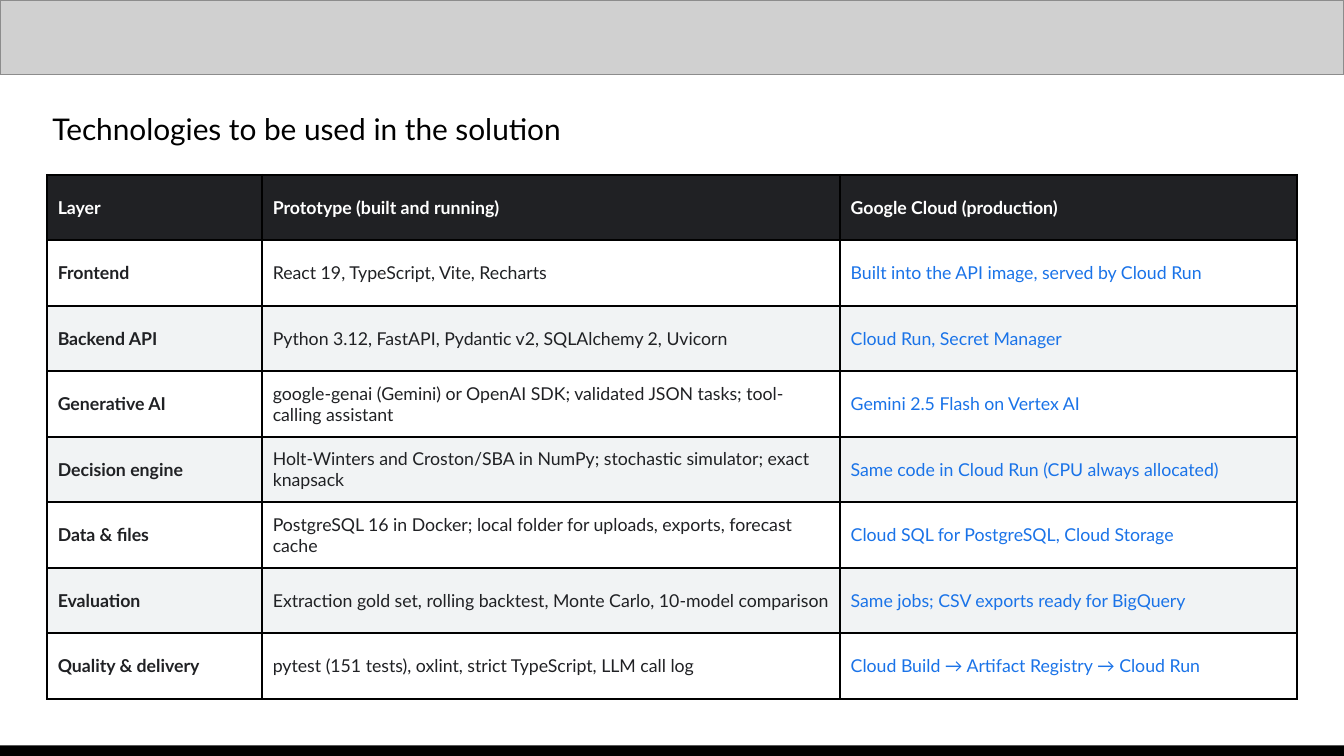
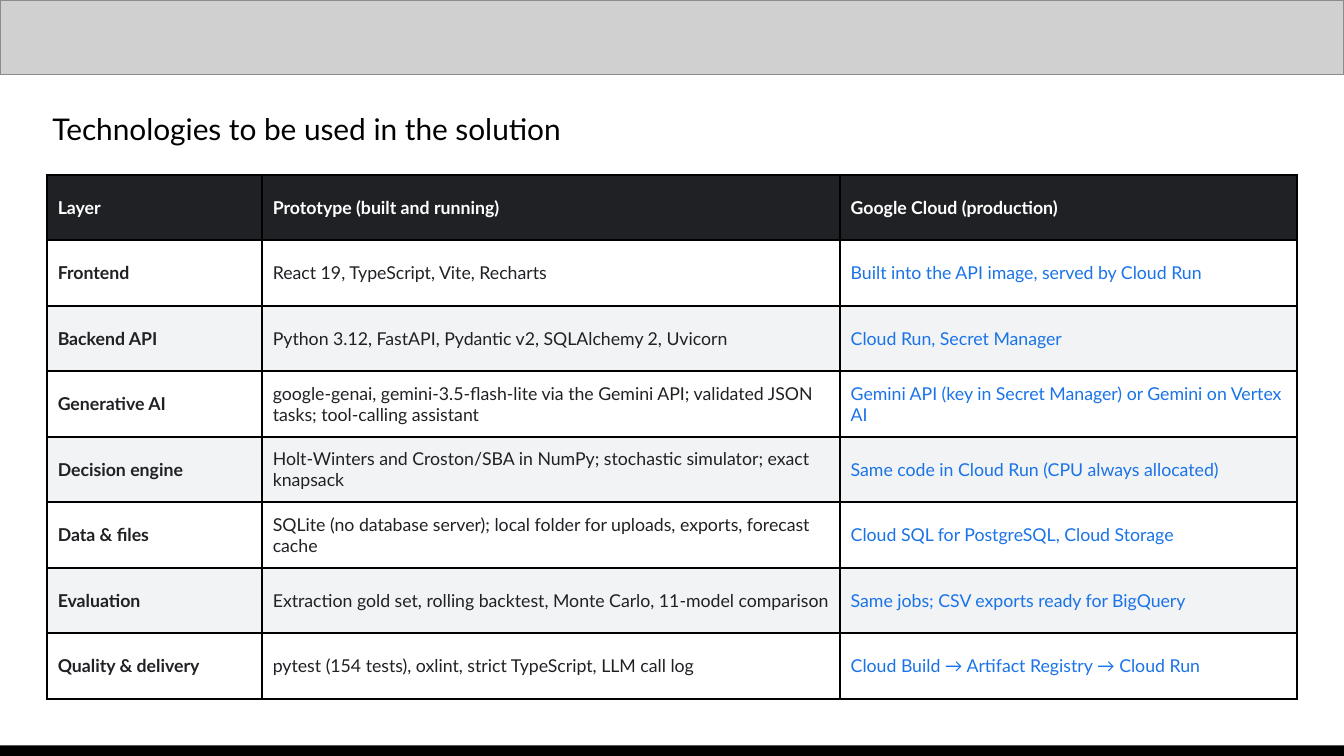
Before and after one commit to Xhahat/inventory-rescue, a slide deck: slide 8 of docs/Inventory_Rescue_AI_Builder_Cup.pptx. Drawn at 1344x756 pixels with LibreOffice and Linux fonts; fonts in the diff are those of the drawing; grey boxes stand for pictures. Boxes give left, top, right and bottom in pixels: in the first picture for what was removed or moved away, otherwise in the second. Text is boxed around its words. In the diff, an @@ line names an element or a change of style, - is before the commit and + after.

Commit message:
Switch LLM to the Gemini API (AI Studio) and local DB to SQLite; drop Docker
- New gemini provider (google-genai with an AI Studio API key), now the default
  when GEMINI_API_KEY is set; default model gemini-3.5-flash-lite.
- Retries with backoff on 408/429/5xx, optional client-side RPM limit
  (GEMINI_RPM) for the free tier, thinking level setting.
- Local database defaults to a SQLite file under var/ (WAL); Cloud SQL stays
  for deployment. Removed docker-compose and initdb.
- deploy.sh can store GEMINI_API_KEY in Secret Manager; otherwise Vertex AI.
- Assistant strips stray control characters from model output.
- README and deck re-measured on Gemini: savings 3.78L / 1.84L vs static /
  tuned rule (120/120 futures), extraction F1 0.966, WAPE 21.5% vs 23.0%,
  assistant 6/6 checked; model comparison now has 11 models.

```diff
--- a/docs/Inventory_Rescue_AI_Builder_Cup.pptx
+++ b/docs/Inventory_Rescue_AI_Builder_Cup.pptx
@@ table at bbox=[47, 175, 1297, 699] @@
-row 4, column 2: google-genai (Gemini) or OpenAI SDK; validated JSON tasks; tool-calling assistant
+row 4, column 2: google-genai, gemini-3.5-flash-lite via the Gemini API; validated JSON tasks; tool-calling assistant
-row 4, column 3: Gemini 2.5 Flash on Vertex AI
+row 4, column 3: Gemini API (key in Secret Manager) or Gemini on Vertex AI
-row 6, column 2: PostgreSQL 16 in Docker; local folder for uploads, exports, forecast cache
+row 6, column 2: SQLite (no database server); local folder for uploads, exports, forecast cache
-row 7, column 2: Extraction gold set, rolling backtest, Monte Carlo, 10-model comparison
+row 7, column 2: Extraction gold set, rolling backtest, Monte Carlo, 11-model comparison
-row 8, column 2: pytest (151 tests), oxlint, strict TypeScript, LLM call log
+row 8, column 2: pytest (154 tests), oxlint, strict TypeScript, LLM call log
```
Also in this commit, not shown: 7 other slides changed, 12 other files.
